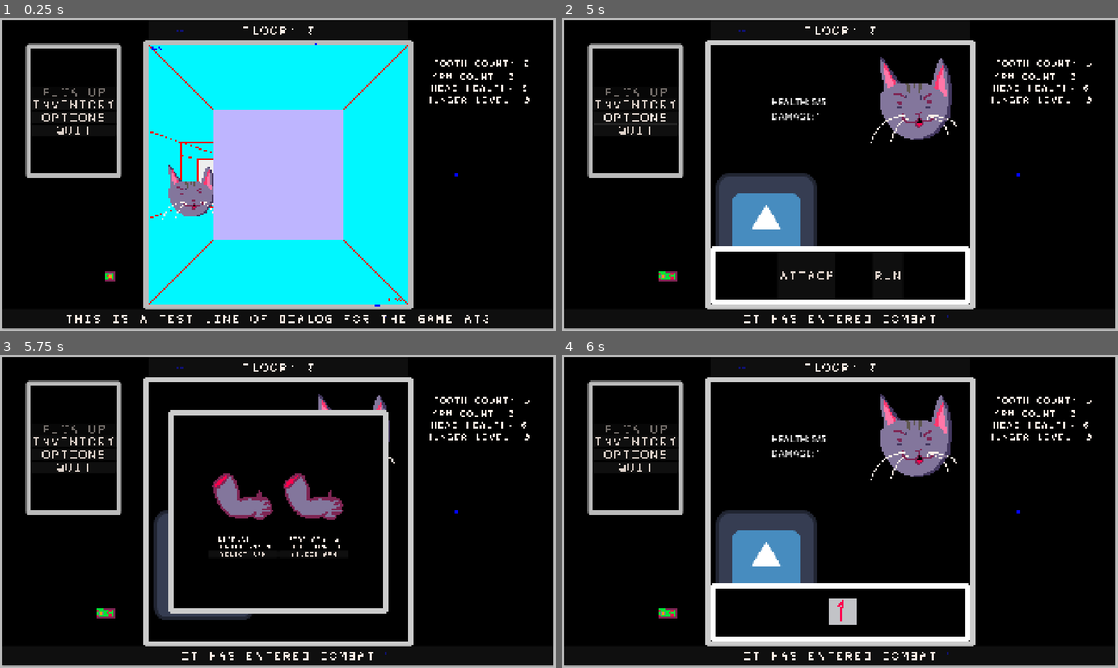
Above: before the commit, frames 1-4 (two rows, left to right).
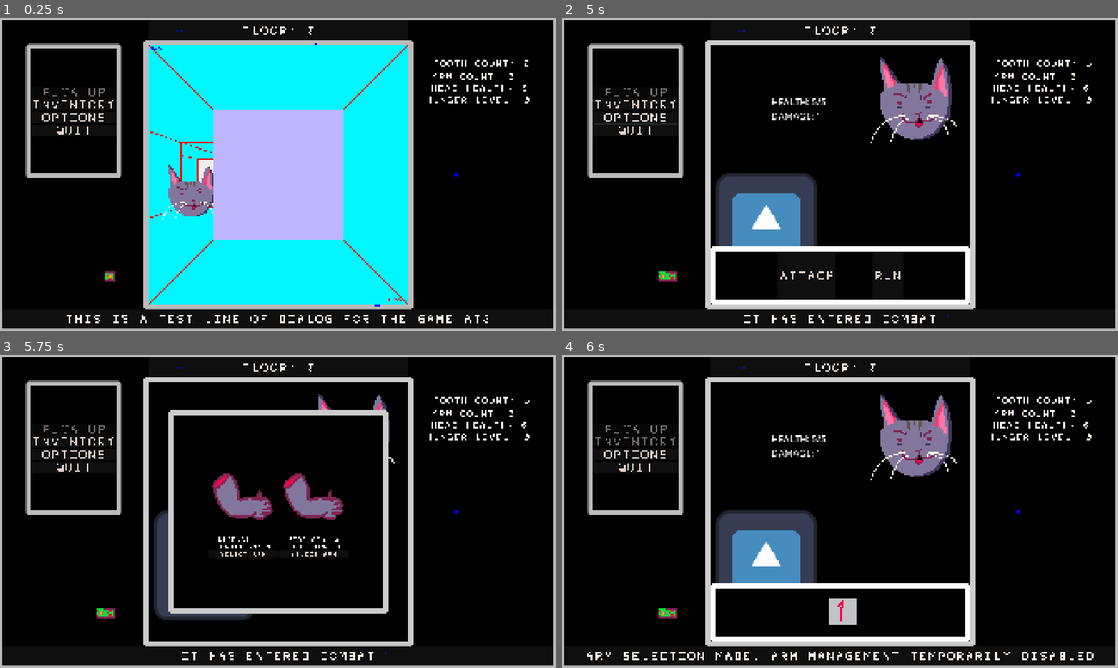
Above: after the commit, the same moments.

Repository: sym-z/arm-to-the-teeth
Game: Godot game, scene res://scenes/testing_level/testing_level.tscn
Two runs of this game, one before a commit and one after it. Both use one fixed random seed, a clock stepped at 60 frames per second and the inputs below. The project has no main scene, so this scene is started directly. The engine's default icon, where the game draws it, is replaced by a stand-in: a white triangle on a blue panel in a dark square.
Inputs (mouse positions are in pixels of both pictures, inside the frame that each line leads up to):
- Up to frame 1 (0.25 s): no input
- Up to frame 2 (5 s): click "INVENTORY" at 0.5 s; click "EAT" at 1.25 s; click "BACK" at 2 s; click "OPTIONS" at 2.75 s; move the mouse to (962, 158) at 3.52 s; hold D (turn_right) 3.53-4.28 s; click (962, 158) at 3.67 s; move the mouse to (728, 190) at 4.27 s; hold S (move_back) from 4.28 s (still down)
- Up to frame 3 (5.75 s): release S (move_back) at 5 s; click "ATTACK" at 5 s
- Up to frame 4 (6 s): click "SELECT ARM" at 5.75 s

Frames 1-3 are identical in both runs. In frame 4, 0.8% of the frame differs, in the area x 4-96%, y 26-98%.

Commit message:
Arm management disabled during die rolls

Diff:
--- a/src/prefabs/ui/combat_viewport/combat_viewport.gd
+++ b/src/prefabs/ui/combat_viewport/combat_viewport.gd
@@ -93,6 +93,9 @@
 	# Switch from viewing the arm selection screen, to the die roll screen and bring back the dialog box
 	change_arm_select_vis(false)
 	change_att_die_roller_vis(true)
+	# Disable the ability to check and modify inventory during a roll
+	root_ui.inventory_button.disabled = true
+	Log.add_log_message("ARM SELECTION MADE, ARM MANAGEMENT TEMPORARILY DISABLED")
 
 	#TODO: Adjust bounds depending on arm conditions etc.
 	if Globals.debug_combat == false:
@@ -106,6 +109,8 @@
 func _on_attacking_die_roller_roll_results_ready(passed, number_rolled, dc):
 	if Globals.verbose_console == true:
 		print("DIE RESULTS READY")
+	# Activate the ability for the player to check their inventory now that the roll has finished
+	root_ui.inventory_button.disabled = false
 	## Player Hit
 	if passed == true:
 		# Deal damage according to arm's strength
Not shown, changed: docs/DEVLOG.md
